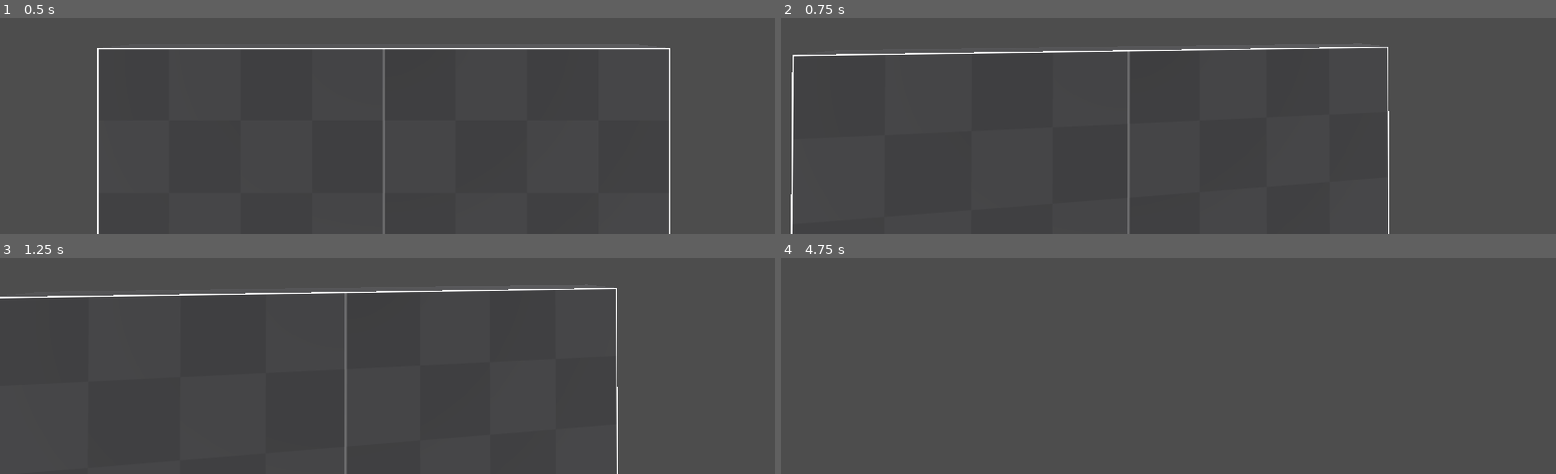
Above: before the commit, frames 1-4 (two rows, left to right).
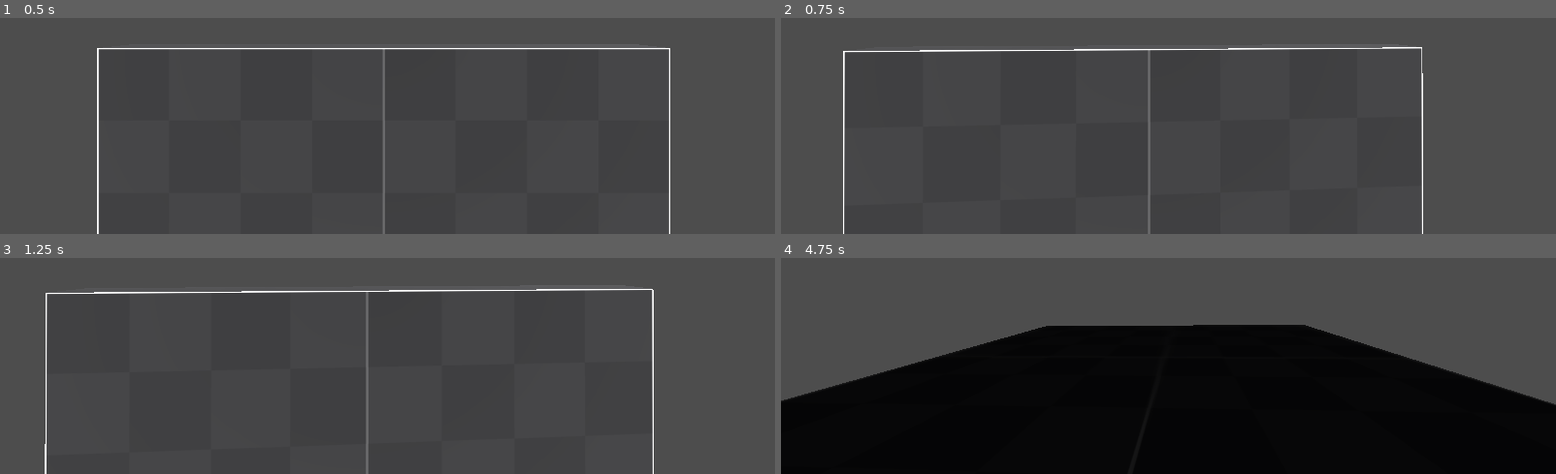
Above: after the commit, the same moments.

Repository: Drakonkinst/pirate-jam-17
Game: Godot game, scene res://game.tscn
The game is run twice, just before and just after one commit, with the same random seed, the same clock (stepped at 60 frames per second) and the same inputs.
Inputs (mouse positions are in pixels of both pictures, inside the frame that each line leads up to):
- Up to frame 1 (0.5 s): no input
- Up to frame 2 (0.75 s): tap Enter at 0.5 s; move the mouse to (outside the picture) at 0.52 s; press the mouse at (outside the picture) at 0.53 s; hold W (move_forward) from 0.53 s (still down)
- Up to frame 3 (1.25 s): keep holding W (move_forward); right-click (outside the picture) at 0.8 s
- Up to frame 4 (4.75 s): keep holding W (move_forward); move the mouse to (1129, 258) at 1.27 s; release the mouse at (1129, 258) at 1.28 s; right-click (1129, 258) at 1.35 s; click (1129, 258) at 1.55 s; move the mouse to (outside the picture) at 2.02 s; press the mouse at (outside the picture) at 2.03 s; right-click (outside the picture) at 2.3 s; move the mouse to (1160, 264) at 2.77 s; release the mouse at (1160, 264) at 2.78 s; right-click (1160, 264) at 2.85 s; click (1160, 264) at 3.05 s; move the mouse to (1222, 262) at 3.52 s; press the mouse at (1222, 262) at 3.53 s; right-click (1222, 262) at 3.8 s; move the mouse to (outside the picture) at 4.27 s; release the mouse at (outside the picture) at 4.28 s; right-click (outside the picture) at 4.35 s; click (outside the picture) at 4.55 s

Frame 1 is identical in both runs. In frame 2, 2.1% of the frame differs, in the area x 1-83%, y 13-100%; in frame 3, 2.0%; in frame 4, 57%, in the area x 0-100%, y 30-100%.

Commit message:
Polish surface alignment and camera rotation

Diff:
--- a/game.tscn
+++ b/game.tscn
@@ -35,16 +35,19 @@
 transform = Transform3D(1, 0, 0, 0, 1, 0, 0, 0, 1, -0.097, -0.5, 0.153)
 material_override = SubResource("StandardMaterial3D_ryrav")
 use_collision = true
+collision_layer = 3
 size = Vector3(15.120483, 1, 15.332764)
 
 [node name="CSGBox3D2" type="CSGBox3D" parent="World" groups=["Surface"]]
 transform = Transform3D(1, 0, 0, 0, 2.9802322e-08, -1, 0, 1, 2.9802322e-08, -0.097, -0.5, -7.992712)
 material_override = SubResource("StandardMaterial3D_ryrav")
 use_collision = true
+collision_layer = 3
 size = Vector3(15.120483, 1, 15.332764)
 
 [node name="CSGBox3D3" type="CSGBox3D" parent="World" groups=["Surface"]]
 transform = Transform3D(1, 0, 0, 0, 2.9802322e-08, -1, 0, 1, 2.9802322e-08, -0.097, -0.5, 8.311718)
 material_override = SubResource("StandardMaterial3D_ryrav")
 use_collision = true
+collision_layer = 3
 size = Vector3(15.120483, 1, 15.332764)
--- a/player.tscn
+++ b/player.tscn
@@ -27,15 +27,18 @@
 unique_name_in_owner = true
 script = ExtResource("2_hqtel")
 
-[node name="NearbySurfaceDetection" type="Area3D" parent="."]
+[node name="NearbySurfaceDetection" type="Node3D" parent="."]
 unique_name_in_owner = true
 script = ExtResource("3_sweqy")
-
-[node name="CollisionShape3D" type="CollisionShape3D" parent="NearbySurfaceDetection"]
-transform = Transform3D(10, 0, 0, 0, 10, 0, 0, 0, 10, 0, 0, 0)
-shape = SubResource("SphereShape3D_7jktm")
 
 [node name="SurfaceDetectionTimer" type="Timer" parent="NearbySurfaceDetection"]
 unique_name_in_owner = true
 wait_time = 0.5
 autostart = true
+
+[node name="SurfaceDetector" type="ShapeCast3D" parent="NearbySurfaceDetection"]
+unique_name_in_owner = true
+transform = Transform3D(6, 0, 0, 0, 6, 0, 0, 0, 6, 0, -1, 0)
+shape = SubResource("SphereShape3D_i3pqv")
+target_position = Vector3(0, 0, 0)
+collision_mask = 2
--- a/player/input_state.gd
+++ b/player/input_state.gd
@@ -21,11 +21,11 @@
         else:
             capture_mouse()
 
-    if Input.is_action_just_pressed("primary_action"):
+    if Input.is_action_just_pressed("action_primary"):
         print("Primary action pressed")
-    elif Input.is_action_just_released("primary_action"):
+    elif Input.is_action_just_released("action_primary"):
         pass
-    if Input.is_action_just_pressed("secondary_action"):
+    if Input.is_action_just_pressed("action_secondary"):
         print("Secondary action pressed")
 
 func _unhandled_input(event: InputEvent) -> void:
@@ -41,8 +41,8 @@
     movement_input = Vector3(horizontal_movement, vertical_movement, forwards_movement)
     movement_input = movement_input.normalized()
 
-    is_pressing_primary = Input.is_action_pressed("primary_action")
-    is_pressing_secondary = Input.is_action_pressed("secondary_action")
+    is_pressing_primary = Input.is_action_pressed("action_primary")
+    is_pressing_secondary = Input.is_action_pressed("action_secondary")
     roll_input = Input.get_axis("roll_left", "roll_right")
 
 func capture_mouse() -> void:
--- a/player/nearby_surface_detection.gd
+++ b/player/nearby_surface_detection.gd
@@ -1,27 +1,28 @@
-extends Area3D
+extends Node3D
 
 class_name NearbySurfaceDetection
 
 @onready var _timer: Timer = %SurfaceDetectionTimer
+@onready var _surface_detector: ShapeCast3D = %SurfaceDetector
 
 var nearby_surface_vector: Vector3
 
-func _process(_delta: float) -> void:
+func _ready() -> void:
     _timer.timeout.connect(_on_surface_detection_timer_timeout)
 
 func _on_surface_detection_timer_timeout() -> void:
     nearby_surface_vector = Vector3.ZERO
     var nearest_surface: Node3D = null
-    var min_distance_sq := 9999
-    for body in get_overlapping_bodies():
-        if body.is_in_group("Surface"):
-            var dist_sq := body.global_position.distance_squared_to(global_position)
-            if dist_sq < min_distance_sq:
-                min_distance_sq = dist_sq
-                nearest_surface = body
-
-    if nearest_surface != null:
-        # Might need a better way of getting the normal, but ah well
-        var normal := nearest_surface.global_transform.basis.y
-        print(normal)
-        nearby_surface_vector = normal
+    var highest_dot: float = -9999 # Comparing dot products
+    for i in range(_surface_detector.get_collision_count()):
+        var colliding_object: Node3D = _surface_detector.get_collider(i)
+        if !colliding_object.is_in_group("Surface"):
+            continue
+        var collision_normal := _surface_detector.get_collision_normal(i)
+        var dot: float = collision_normal.dot(global_transform.basis.y)
+        if dot > highest_dot:
+            highest_dot = dot
+            nearest_surface = colliding_object
+            nearby_surface_vector = collision_normal
+#    if nearest_surface != null:
+#        print(highest_dot, " ", nearby_surface_vector, " ", nearest_surface)
--- a/player/player.gd
+++ b/player/player.gd
@@ -5,9 +5,10 @@
 @onready var input_state: InputState = %InputState
 @onready var nearby_surface_detection: NearbySurfaceDetection = %NearbySurfaceDetection
 var movement_speed := 100
-var look_sensitivity := 2.0
-var roll_speed := 20
-var surface_align_speed := 1.0
+var look_sensitivity := 50.0
+var roll_speed := 80
+var surface_align_speed_when_still := 1.5
+var surface_align_speed_when_moving := 0.25
 var touching_surface := false
 
 func _ready() -> void:
@@ -16,9 +17,12 @@
     angular_damp_mode = DAMP_MODE_COMBINE
 
 func _on_input_state_mouse_looked(look_dir: Vector2):
-    rotation.y -= look_dir.x * look_sensitivity
-    # Cannot look further than directly down or up
-    rotation.x = clamp(rotation.x - look_dir.y * look_sensitivity, -1.5, 1.5)
+    var right := -global_transform.basis.x
+    var down := -global_transform.basis.y
+    var delta_x := look_dir.y * look_sensitivity
+    var delta_y := look_dir.x * look_sensitivity
+    rotate(down, deg_to_rad(delta_y))
+    rotate(right, deg_to_rad(delta_x))
 
 func _physics_process(delta: float) -> void:
     var input_vector: Vector3 = input_state.movement_input
@@ -26,6 +30,7 @@
     var left := global_transform.basis.x
     var up := global_transform.basis.y
     var nearby_surface_vector := nearby_surface_detection.nearby_surface_vector
+    var is_still := input_vector.is_zero_approx() && input_state.roll_input == 0
 
     var move_dir := ((left * input_vector.x) + (up * input_vector.y) + (forward * input_vector.z)).normalized()
     apply_central_force(movement_speed * move_dir * delta)
@@ -40,4 +45,5 @@
         axis = axis.normalized()
 
         var target_basis := global_transform.basis.rotated(axis, alpha)
+        var surface_align_speed := surface_align_speed_when_still if is_still else surface_align_speed_when_moving
         global_transform.basis = global_transform.basis.slerp(target_basis, surface_align_speed * delta)
Not shown: 1 places in player.tscn that only renumber resources
